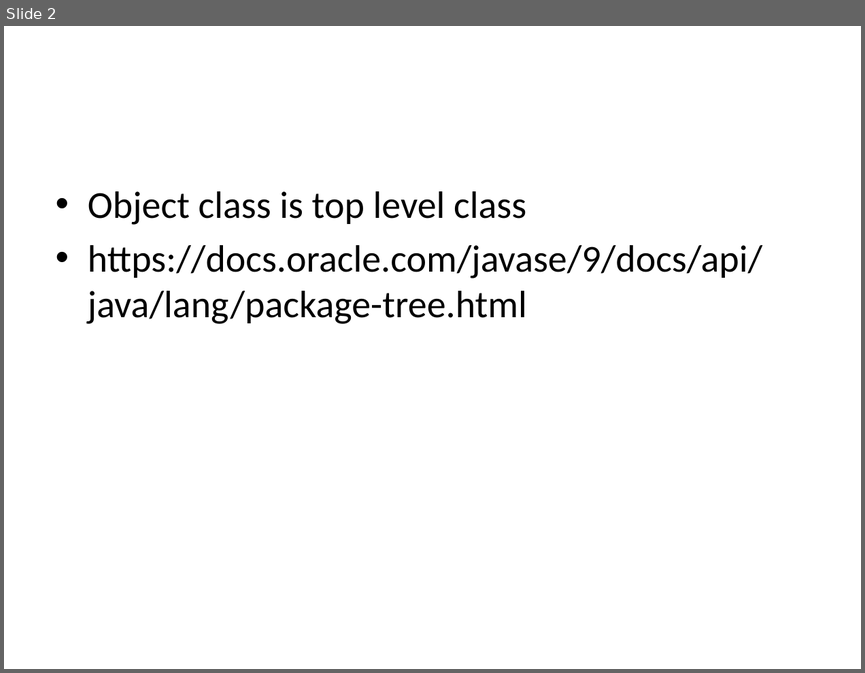
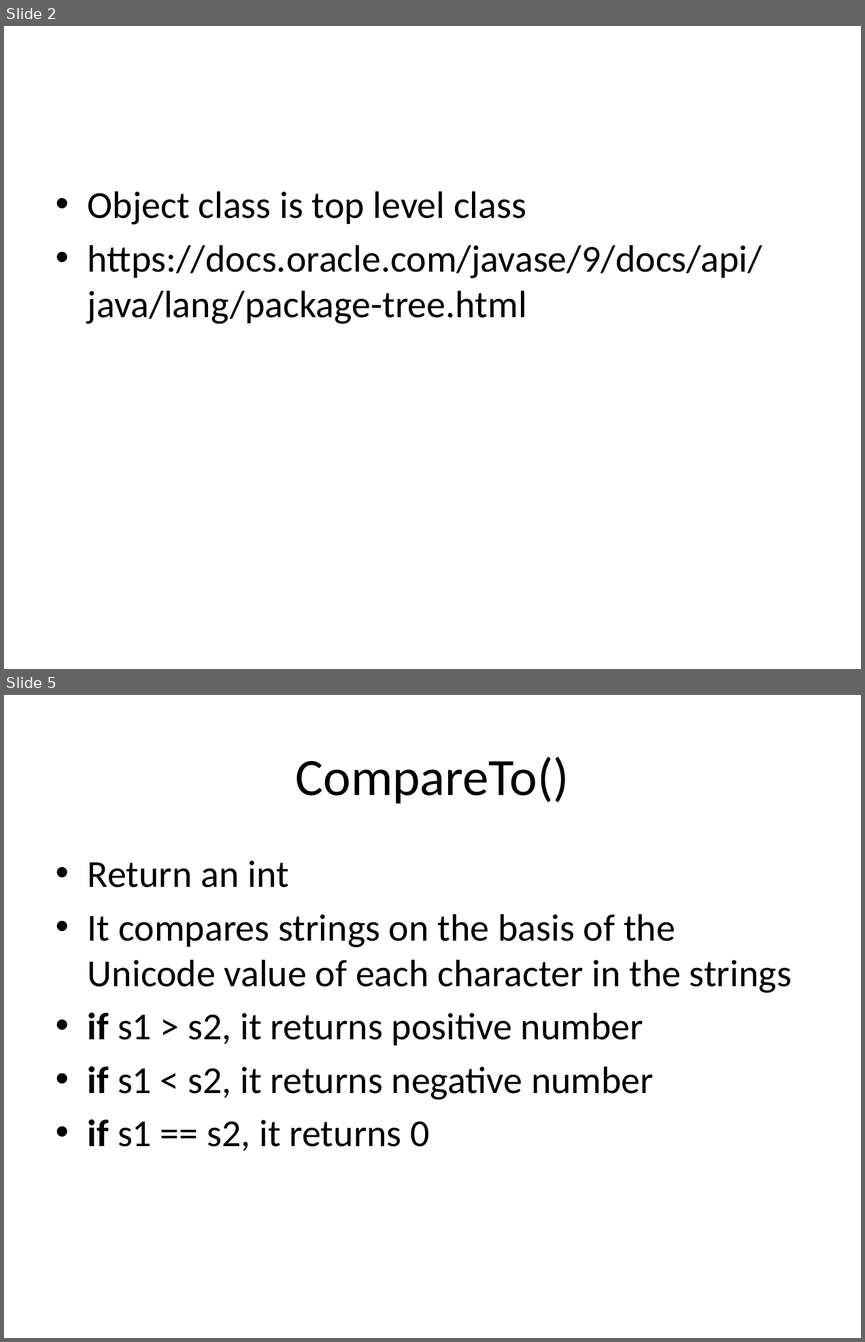
Before and after one commit to BesantJ2ee/Java_09_July_2022_10_30_Batch, a slide deck: PowerPoints/Modue_4/Using_PredefinedPackage_Other_Classes.pptx. Shown one above the other, each under a label of ours: slide 2 before the commit, slides 2 and 5 after it; the slides between them are not shown. The pictures are 865x673 and 865x1342 pixels, drawn with LibreOffice and Linux fonts; fonts in the diff are those of the drawing. Boxes give left, top, right and bottom in pixels: in the first picture for what was removed or moved away, otherwise in the second. Text is boxed around its words. In the diff, an @@ line names an element or a change of style, - is before the commit and + after.

```diff
--- a/PowerPoints/Modue_4/Using_PredefinedPackage_Other_Classes.pptx
+++ b/PowerPoints/Modue_4/Using_PredefinedPackage_Other_Classes.pptx
@@ slide 5 added at (4, 695, 861, 1338), background #FFFFFF @@
@@ title added at (295, 757, 568, 804), 44 pt, text #000000 @@
+CompareTo()
@@ text added at (88, 860, 791, 1151), 32 pt, text #000000 @@
+• Return an int
+• It compares strings on the basis of the Unicode value of each character in the strings
+• if s1 > s2, it returns positive number
+• if s1 < s2, it returns negative number
+• if s1 == s2, it returns 0
```
Also in this commit, not shown: 3 other slides added.
